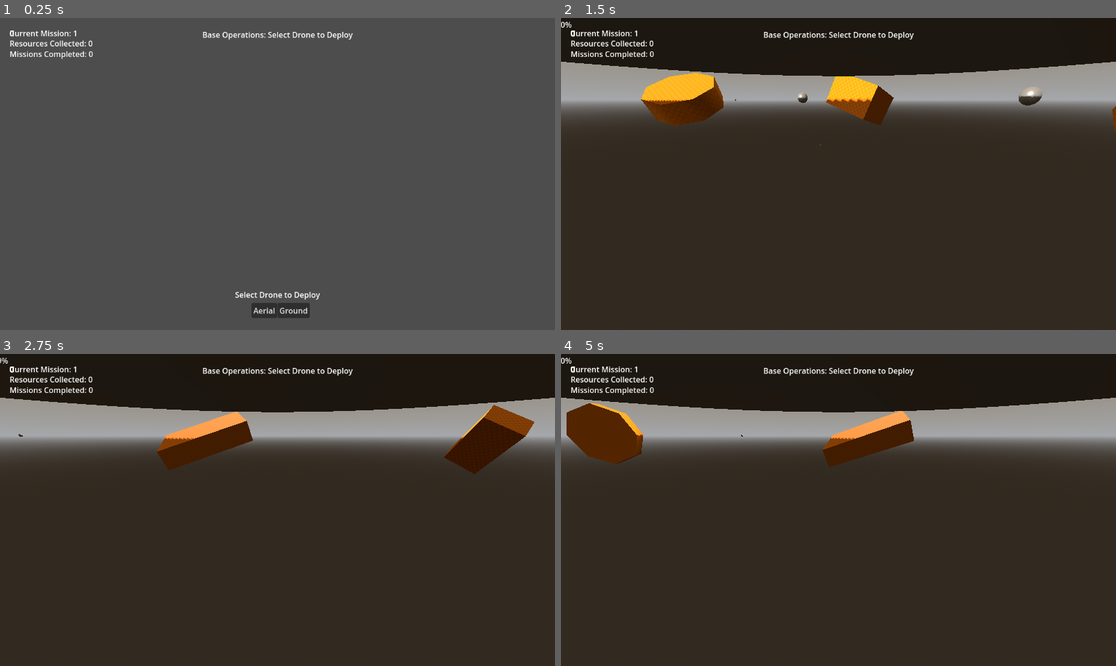
Above: before the commit, frames 1-4 (two rows, left to right).
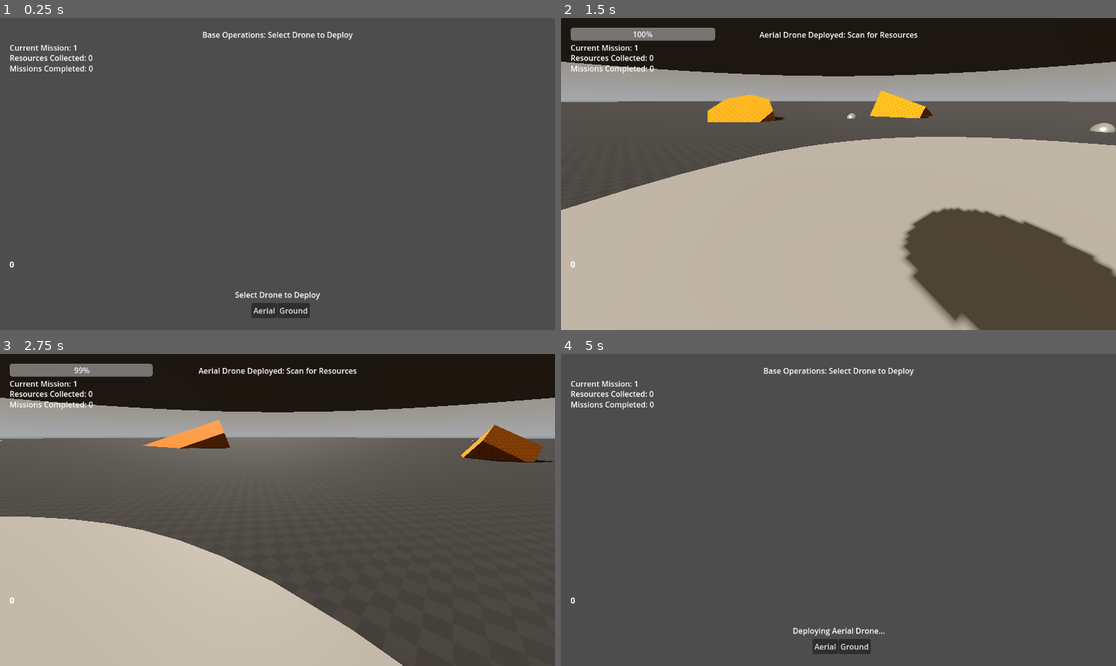
Above: after the commit, the same moments.

Repository: Triysle/drones
Game: Godot game, scene res://scenes/Main.tscn
The game is run twice, just before and just after one commit, with the same random seed, the same clock (stepped at 60 frames per second) and the same inputs.
Inputs:
- Up to frame 1 (0.25 s): no input
- Up to frame 2 (1.5 s): click "Aerial" at 0.5 s; tap Enter at 1.25 s; hold D (move_right) from 1.28 s (still down); hold Space (ascend) from 1.28 s (still down)
- Up to frame 3 (2.75 s): release D (move_right) at 2.03 s; release Space (ascend) at 2.03 s; hold S (move_backward) from 2.03 s (still down); tap E (deploy_drone) at 2.1 s
- Up to frame 4 (5 s): release S (move_backward) at 2.78 s; hold D (move_right) 2.78-3.53 s; tap O (dock) at 2.85 s; tap Enter at 3.5 s; hold W (move_forward) 3.53-4.28 s; tap F (interact) at 3.6 s; tap Space (ascend) at 4.25 s; hold A (move_left) from 4.28 s (still down); hold Tab (toggle_management_mode) from 4.28 s (still down)

The runs differ from the first frame. In frame 1, 0.8% of the frame differs, in the area x 1-17%, y 4-80%; in frame 2, 75%; in frame 3, 74%; in frame 4, 97%, in the area x 0-100%, y 0-100%.
Error before the commit: Invalid access to property or key 'global_transform' on a base object of type 'Nil'. (res://scripts/BaseStation.gd:104)

Commit message:
0.0.4
UI bugfixes

Diff:
--- a/scenes/AerialDrone.tscn
+++ b/scenes/AerialDrone.tscn
@@ -46,6 +46,9 @@
 [node name="CanvasLayer" type="CanvasLayer" parent="."]
 
 [node name="BatteryIndicator" type="ProgressBar" parent="CanvasLayer"]
-offset_right = 4.0
-offset_bottom = 27.0
+custom_minimum_size = Vector2(300, 0)
+offset_left = 20.0
+offset_top = 20.0
+offset_right = 320.0
+offset_bottom = 47.0
 rounded = true
--- a/scenes/BaseStation.tscn
+++ b/scenes/BaseStation.tscn
@@ -1,36 +1,52 @@
-[gd_scene load_steps=6 format=3 uid="uid://dy428q51dyjd3"]
+[gd_scene load_steps=9 format=3 uid="uid://dy428q51dyjd3"]
 
 [ext_resource type="Script" uid="uid://cgip43em6p0ct" path="res://scripts/BaseStation.gd" id="1_iu1fa"]
 [ext_resource type="Script" uid="uid://cbyc3h2jr6spw" path="res://scripts/ResourceDisplay.gd" id="2_qptkt"]
+[ext_resource type="PackedScene" uid="uid://c2l38vnfcxqdm" path="res://scenes/AerialDrone.tscn" id="2_v6vfi"]
+[ext_resource type="PackedScene" uid="uid://hm58txnl0i6t" path="res://scenes/GroundDrone.tscn" id="3_v2mj5"]
 [ext_resource type="Script" uid="uid://br6mdodag811c" path="res://scripts/DeploymentPanel.gd" id="3_v6vfi"]
 [ext_resource type="Script" uid="uid://cy2aa8pp8r5ib" path="res://scripts/UpgradePanel.gd" id="4_v2mj5"]
 
 [sub_resource type="CylinderMesh" id="CylinderMesh_fv1n8"]
 top_radius = 10.0
-bottom_radius = 12.0
-height = 1.0
-
-[node name="BaseStation" type="Node3D"]
+bottom_radius = 10.0
+height = 0.2
+
+[sub_resource type="CylinderShape3D" id="CylinderShape3D_v6vfi"]
+height = 0.2
+radius = 10.0
+
+[node name="BaseStation" type="StaticBody3D" node_paths=PackedStringArray("aerial_spawn_point", "ground_spawn_point")]
 script = ExtResource("1_iu1fa")
+aerial_drone_scene = ExtResource("2_v6vfi")
+ground_drone_scene = ExtResource("3_v2mj5")
+aerial_spawn_point = NodePath("AerialSpawnPoint")
+ground_spawn_point = NodePath("GroundSpawnPoint")
 
 [node name="MeshInstance3D" type="MeshInstance3D" parent="."]
 mesh = SubResource("CylinderMesh_fv1n8")
 
+[node name="CollisionShape3D" type="CollisionShape3D" parent="."]
+shape = SubResource("CylinderShape3D_v6vfi")
+
 [node name="AerialSpawnPoint" type="Node3D" parent="."]
-transform = Transform3D(1, 0, 0, 0, 1, 0, 0, 0, 1, -5, 1, 0)
+transform = Transform3D(1, 0, 0, 0, 1, 0, 0, 0, 1, -5, 2, 0)
 
 [node name="GroundSpawnPoint" type="Node3D" parent="."]
-transform = Transform3D(1, 0, 0, 0, 1, 0, 0, 0, 1, 5, 1, 0)
+transform = Transform3D(1, 0, 0, 0, 1, 0, 0, 0, 1, 5, 2, 0)
 
 [node name="CanvasLayer" type="CanvasLayer" parent="."]
 
 [node name="ResourceDisplay" type="Control" parent="CanvasLayer"]
 layout_mode = 3
-anchors_preset = 0
+anchors_preset = 2
+anchor_top = 1.0
+anchor_bottom = 1.0
 offset_left = 20.0
-offset_top = 20.0
+offset_top = -148.0
 offset_right = 20.0
-offset_bottom = 20.0
+offset_bottom = -148.0
+grow_vertical = 0
 script = ExtResource("2_qptkt")
 
 [node name="ResourceCounts" type="Control" parent="CanvasLayer/ResourceDisplay"]
--- a/scenes/GroundDrone.tscn
+++ b/scenes/GroundDrone.tscn
@@ -26,5 +26,8 @@
 [node name="CanvasLayer" type="CanvasLayer" parent="."]
 
 [node name="CargoIndicator" type="ProgressBar" parent="CanvasLayer"]
-offset_right = 4.0
-offset_bottom = 27.0
+custom_minimum_size = Vector2(300, 0)
+offset_left = 20.0
+offset_top = 20.0
+offset_right = 320.0
+offset_bottom = 47.0
--- a/scenes/Main.tscn
+++ b/scenes/Main.tscn
@@ -13,9 +13,9 @@
 [node name="MissionDisplay" type="Control" parent="CanvasLayer"]
 layout_mode = 3
 offset_left = 20.0
-offset_top = 20.0
+offset_top = 50.0
 offset_right = 320.0
-offset_bottom = 120.0
+offset_bottom = 150.0
 script = ExtResource("2_rvslj")
 
 [node name="MissionNumberLabel" type="Label" parent="CanvasLayer/MissionDisplay"]
